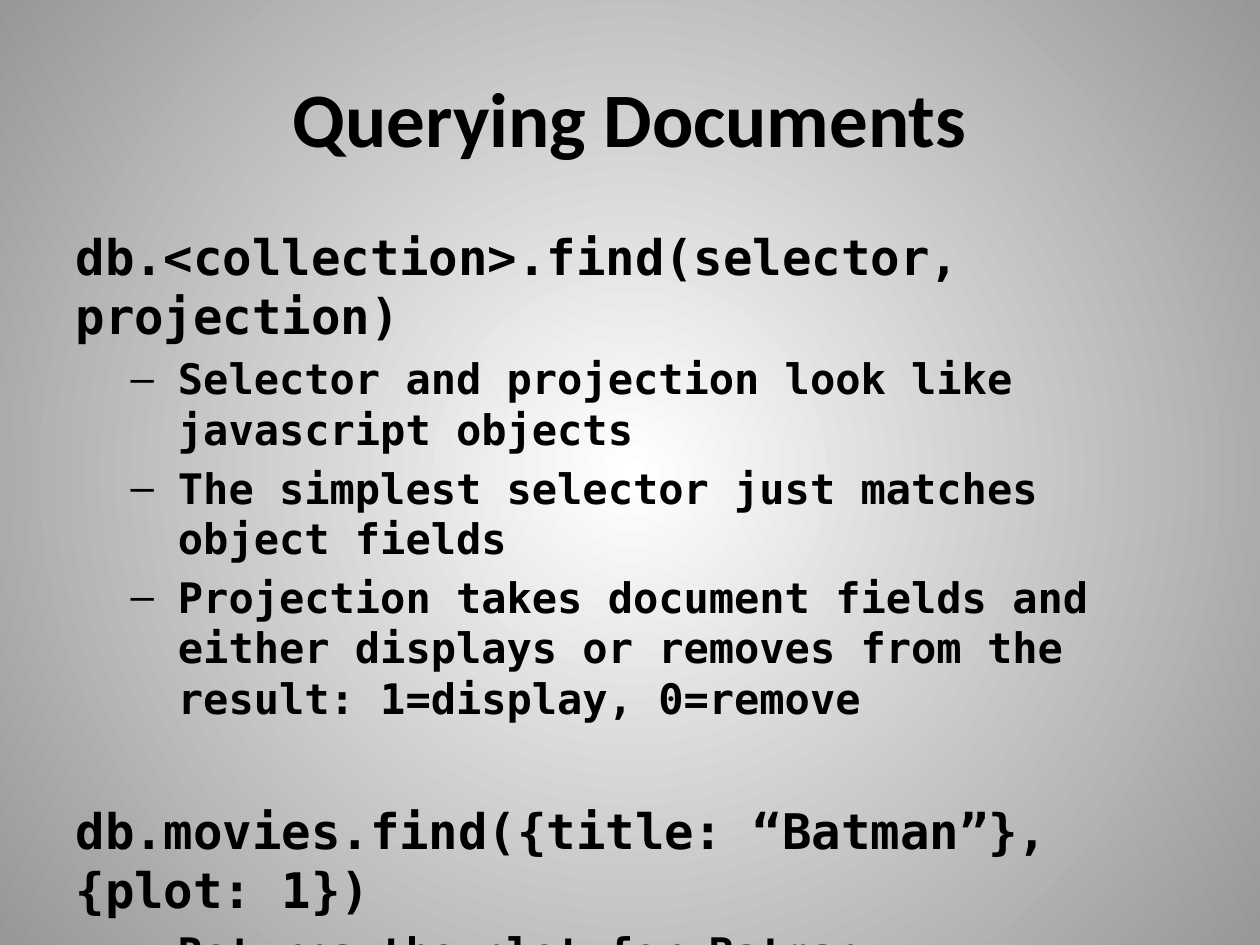
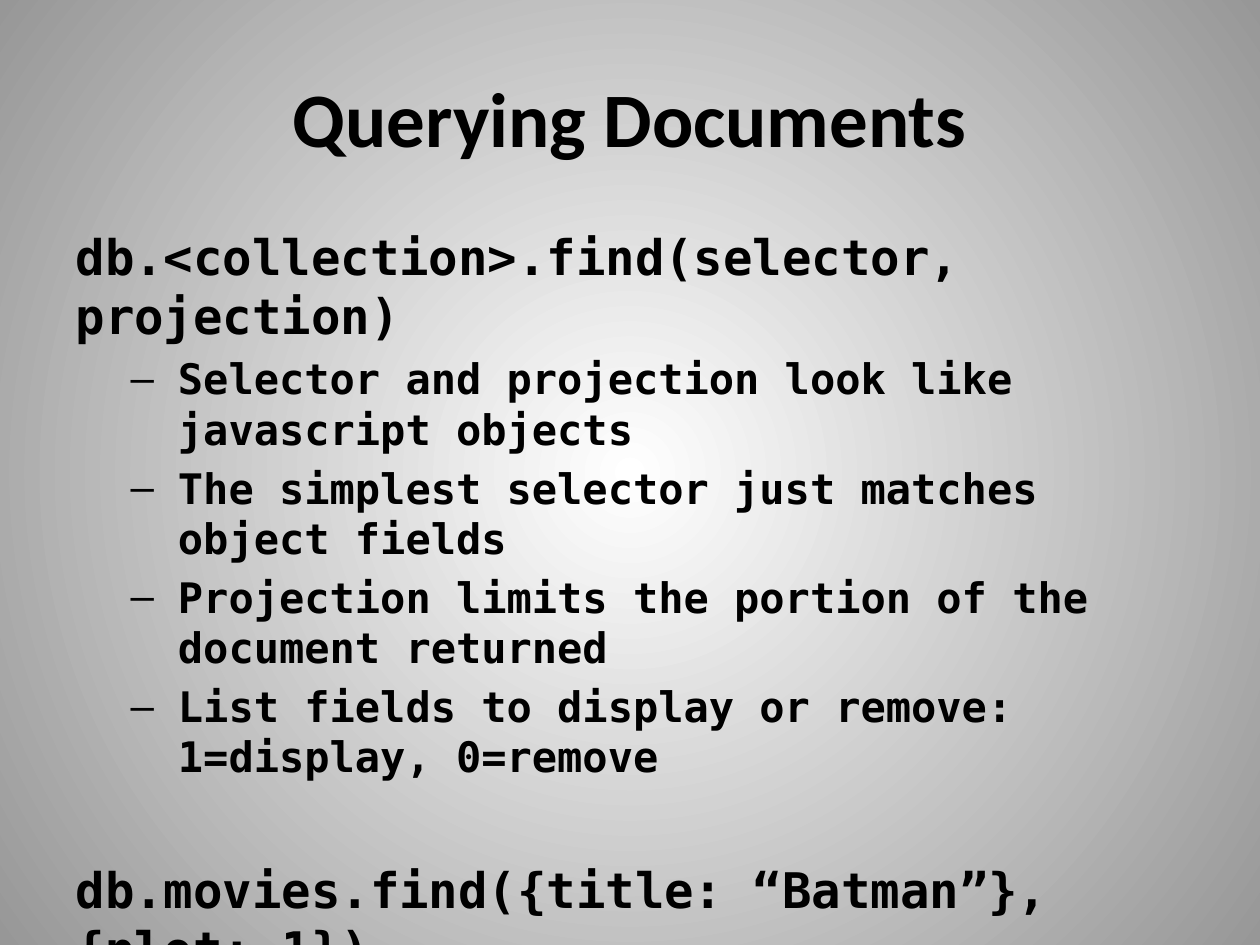
Before and after one commit to dvanvali/mongoDbPresentation, a slide deck: slide 13 of MongoDB.pptx. Drawn at 1260x945 pixels with LibreOffice and Linux fonts; fonts in the diff are those of the drawing. Boxes give left, top, right and bottom in pixels: in the first picture for what was removed or moved away, otherwise in the second. Text is boxed around its words. In the diff, an @@ line names an element or a change of style, - is before the commit and + after.

```diff
--- a/MongoDB.pptx
+++ b/MongoDB.pptx
@@ text at [178, 579, 1088, 781]: text changed @@
-  – Projection takes document fields and either displays or removes from the result: 1=display, 0=remove
+  – Projection limits the portion of the document returned
+  – List fields to display or remove: 1=display, 0=remove
```
Also in this commit, not shown: 12 other slides changed, 1 other file.
